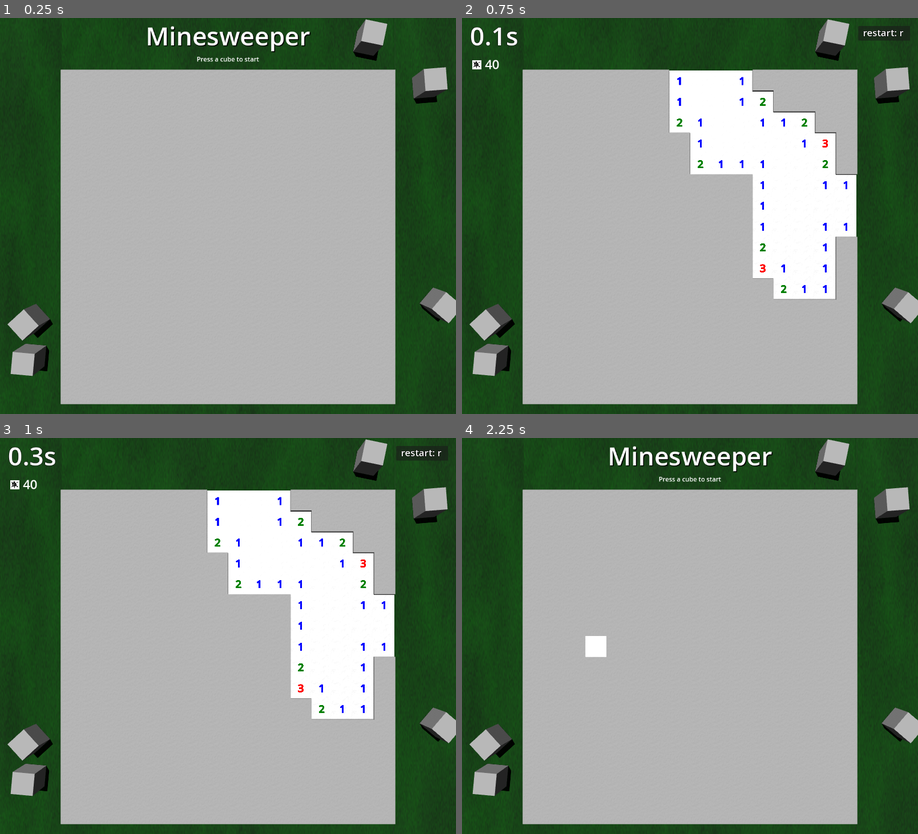
Above: before the commit, frames 1-4 (two rows, left to right).
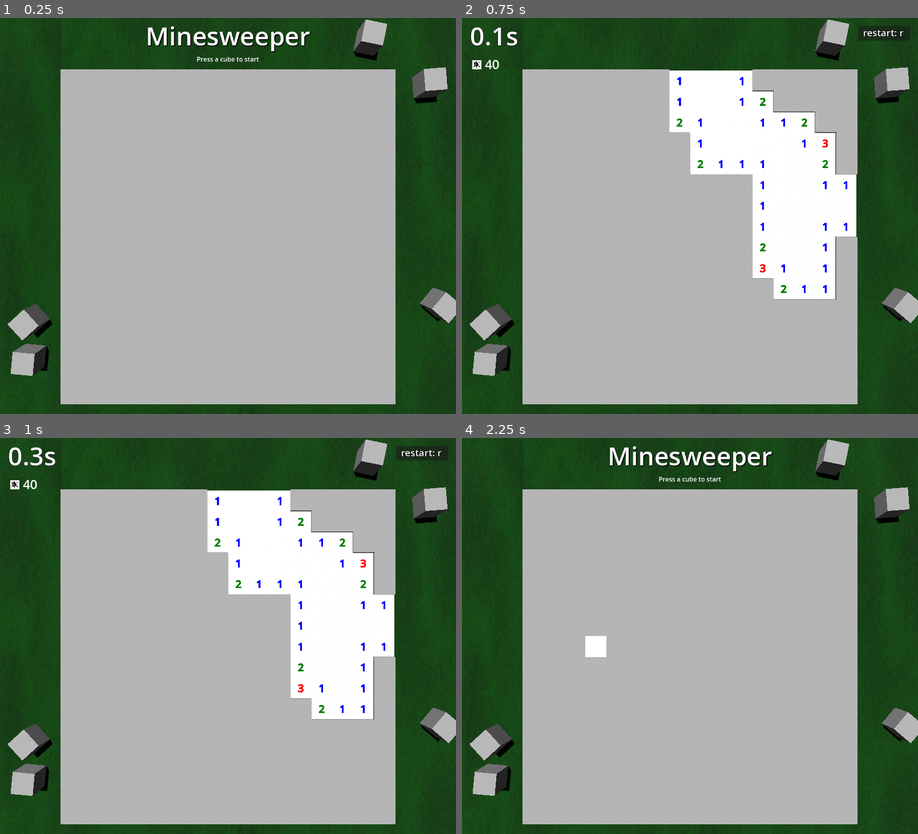
Above: after the commit, the same moments.

Repository: Blubtastic/godot_minesweeper
Game: Godot game, scene res://main.tscn
Two runs of this game, one before a commit and one after it. Both use one fixed random seed, a clock stepped at 60 frames per second and the inputs below.
Inputs (mouse positions are in pixels of both pictures, inside the frame that each line leads up to):
- Up to frame 1 (0.25 s): no input
- Up to frame 2 (0.75 s): tap A at 0.5 s; move the mouse to (790, 196) at 0.52 s; hold Right (ui_right) from 0.53 s (still down); click (790, 196) at 0.67 s
- Up to frame 3 (1 s): keep holding Right (ui_right); tap Enter (ui_accept) at 0.77 s
- Up to frame 4 (2.25 s): release Right (ui_right) at 1.25 s; click "restart: r" at 1.25 s; tap A at 2 s; move the mouse to (598, 655) at 2.02 s; hold Down (ui_down) from 2.03 s (still down)

The runs differ from the first frame. In frame 1, 0.6% of the frame differs, in the area x 1-100%, y 0-98%; in frame 2, 0.7%; in frame 3, 0.7%; in frame 4, 0.6%.

Commit message:
fix mac light not showing

Diff:
--- a/game.gd
+++ b/game.gd
@@ -11,7 +11,7 @@
 @onready var hud: Control = $"../HUD"
 
 @onready var camera: Camera3D = $"../Camera3D"
-@onready var player: Node3D = $"../Player"
+#@onready var player: Node3D = $"../Player"
 @onready var prevent_click_area: Control = $"../PreventClickArea"
 
 const GRID_WIDTH := 16
--- a/main.tscn
+++ b/main.tscn
@@ -393,39 +393,15 @@
 transform = Transform3D(1, 0, 0, 0, 1, 0, 0, 0, 1, 0.566983, 0.0059166, -0.0118837)
 isLoadingCleared = true
 
-[node name="RevealCube" parent="LoadShit/CubeCleared" index="5"]
-bus = &"Muted"
-
-[node name="PlaceFlag" parent="LoadShit/CubeCleared" index="6"]
-bus = &"Muted"
-
-[node name="RemoveFlag" parent="LoadShit/CubeCleared" index="7"]
-bus = &"Muted"
-
-[node name="HighlightCube" parent="LoadShit/CubeCleared" index="8"]
-bus = &"Muted"
-
 [node name="Explosion" parent="LoadShit/CubeCleared" index="9"]
-bus = &"Muted"
+bus = &"Master"
 
 [node name="CubeExploded" parent="LoadShit" instance=ExtResource("9_bu6qo")]
 transform = Transform3D(1, 0, 0, 0, 1, 0, 0, 0, 1, -0.433016, 0.0059166, -0.0118837)
 isLoadingExploded = true
 
-[node name="RevealCube" parent="LoadShit/CubeExploded" index="5"]
-bus = &"Muted"
-
-[node name="PlaceFlag" parent="LoadShit/CubeExploded" index="6"]
-bus = &"Muted"
-
-[node name="RemoveFlag" parent="LoadShit/CubeExploded" index="7"]
-bus = &"Muted"
-
-[node name="HighlightCube" parent="LoadShit/CubeExploded" index="8"]
-bus = &"Muted"
-
 [node name="Explosion" parent="LoadShit/CubeExploded" index="9"]
-bus = &"Muted"
+bus = &"Master"
 
 [node name="PreventClickArea" type="Control" parent="."]
 layout_mode = 3
--- a/project.godot
+++ b/project.godot
@@ -13,6 +13,7 @@
 config/name="Minesweeper"
 run/main_scene="res://main.tscn"
 config/features=PackedStringArray("4.3", "GL Compatibility")
+boot_splash/bg_color=Color(0.171756, 0.112993, 0.200339, 1)
 
 [display]
 
@@ -40,7 +41,3 @@
 renderer/rendering_method="gl_compatibility"
 renderer/rendering_method.mobile="gl_compatibility"
 textures/vram_compression/import_etc2_astc=true
-lights_and_shadows/directional_shadow/size=16384
-lights_and_shadows/directional_shadow/soft_shadow_filter_quality=5
-anti_aliasing/quality/msaa_3d=2
-anti_aliasing/directional_shadow/size=16384
Not shown, changed: export_presets.cfg
